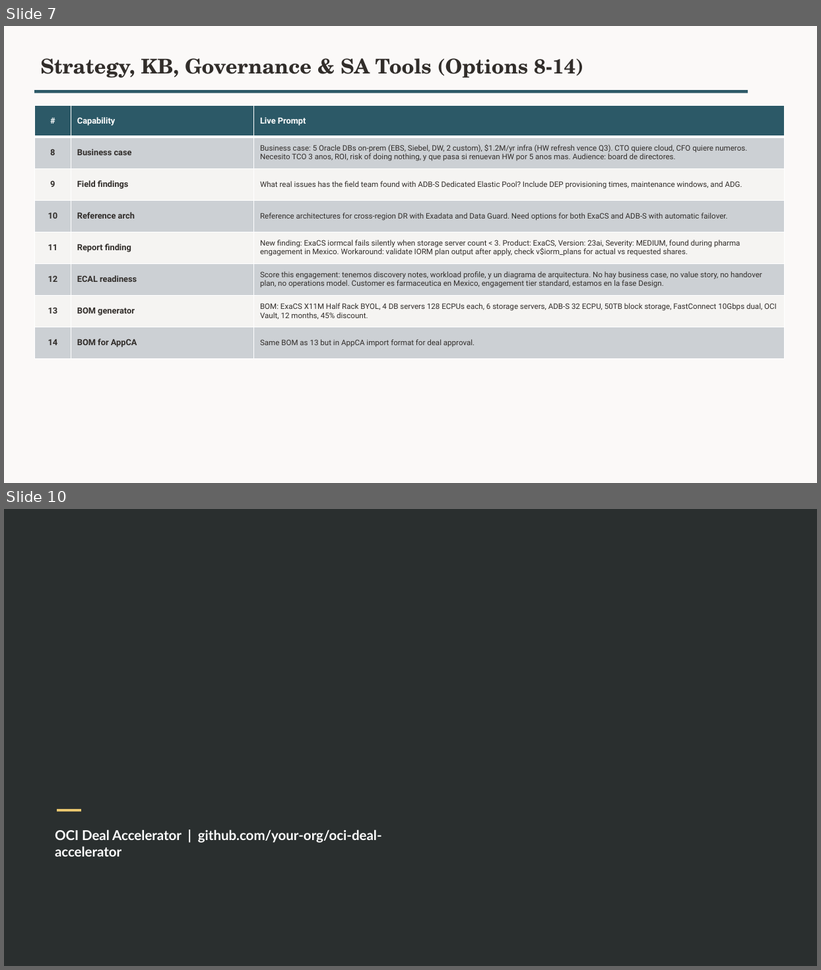
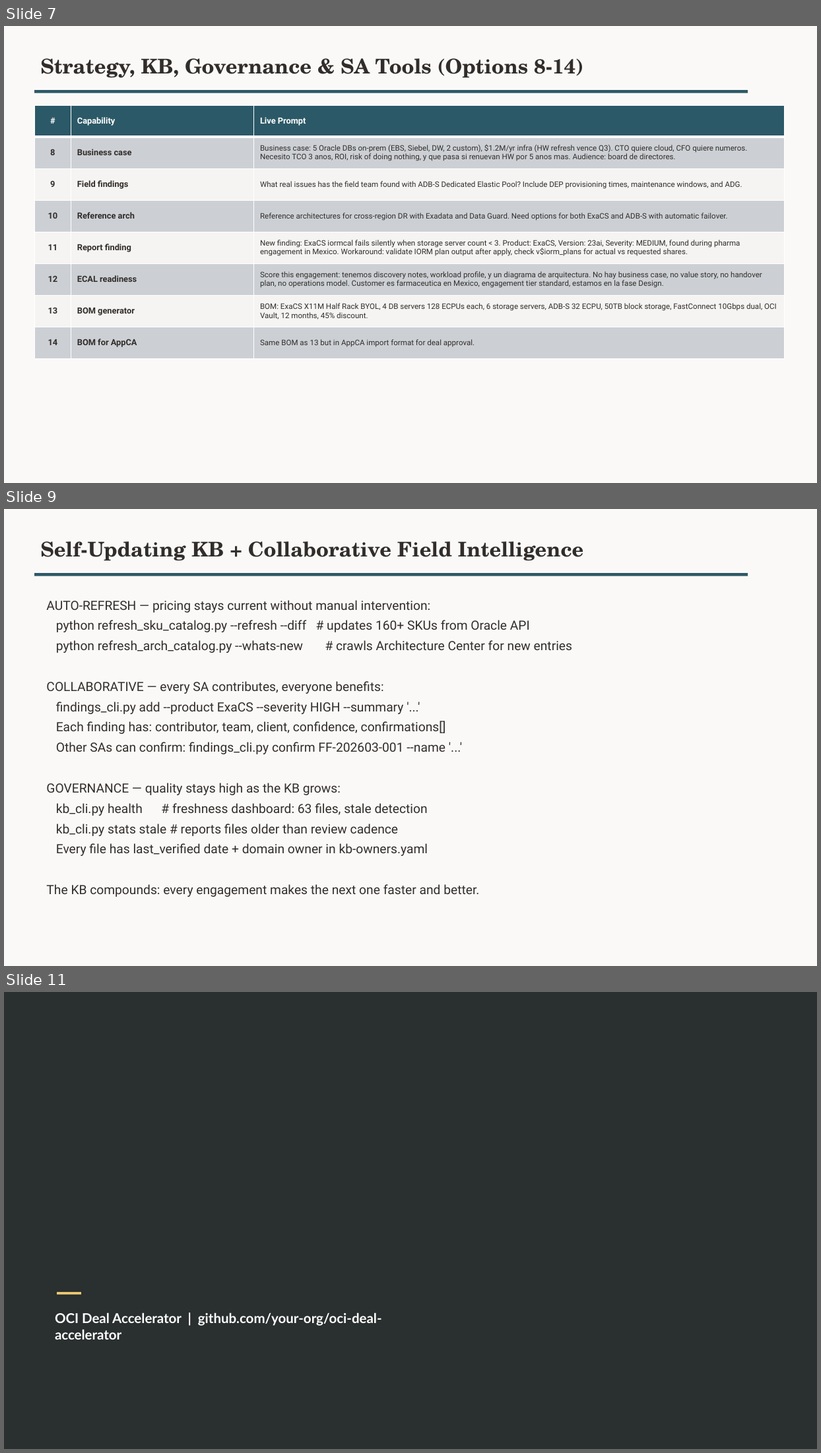
Before and after one commit to Diegoecab/oci-deal-accelerator, a slide deck: examples/output-demo-pharma-mx/demo-presentation.pptx. Shown one above the other, each under a label of ours: slides 7 and 10 before the commit, slides 7, 9 and 11 after it; the slides between them are not shown. The pictures are 821x970 and 821x1453 pixels, drawn with LibreOffice and Linux fonts; fonts in the diff are those of the drawing; background and template pictures are left out. Boxes give left, top, right and bottom in pixels: in the first picture for what was removed or moved away, otherwise in the second. Text is boxed around its words. In the diff, an @@ line names an element or a change of style, - is before the commit and + after.

```diff
--- a/examples/output-demo-pharma-mx/demo-presentation.pptx
+++ b/examples/output-demo-pharma-mx/demo-presentation.pptx
@@ slide 9 added at bbox=[4, 509, 817, 966], background #FBF9F8 @@
@@ text added at bbox=[40, 541, 584, 561], 24 pt, text #312D2A, bold @@
+Self-Updating KB + Collaborative Field Intelligence
@@ rectangle added at bbox=[34, 573, 748, 576], fill #2C5967 @@
@@ text added at bbox=[46, 600, 572, 897], 15 pt, text #312D2A @@
+AUTO-REFRESH — pricing stays current without manual intervention:
+python refresh_sku_catalog.py --refresh --diff # updates 160+ SKUs from Oracle API
+python refresh_arch_catalog.py --whats-new # crawls Architecture Center for new entries
+COLLABORATIVE — every SA contributes, everyone benefits:
+findings_cli.py add --product ExaCS --severity HIGH --summary '...'
+Each finding has: contributor, team, client, confidence, confirmations[]
+Other SAs can confirm: findings_cli.py confirm FF-202603-001 --name '...'
+GOVERNANCE — quality stays high as the KB grows:
+kb_cli.py health # freshness dashboard: 63 files, stale detection
+kb_cli.py stats stale # reports files older than review cadence
+Every file has last_verified date + domain owner in kb-owners.yaml
+The KB compounds: every engagement makes the next one faster and better.
@@ what was slide 10 is now slide 11 @@
```
Also in this commit, not shown: 2 slides changed, 1 other file.
